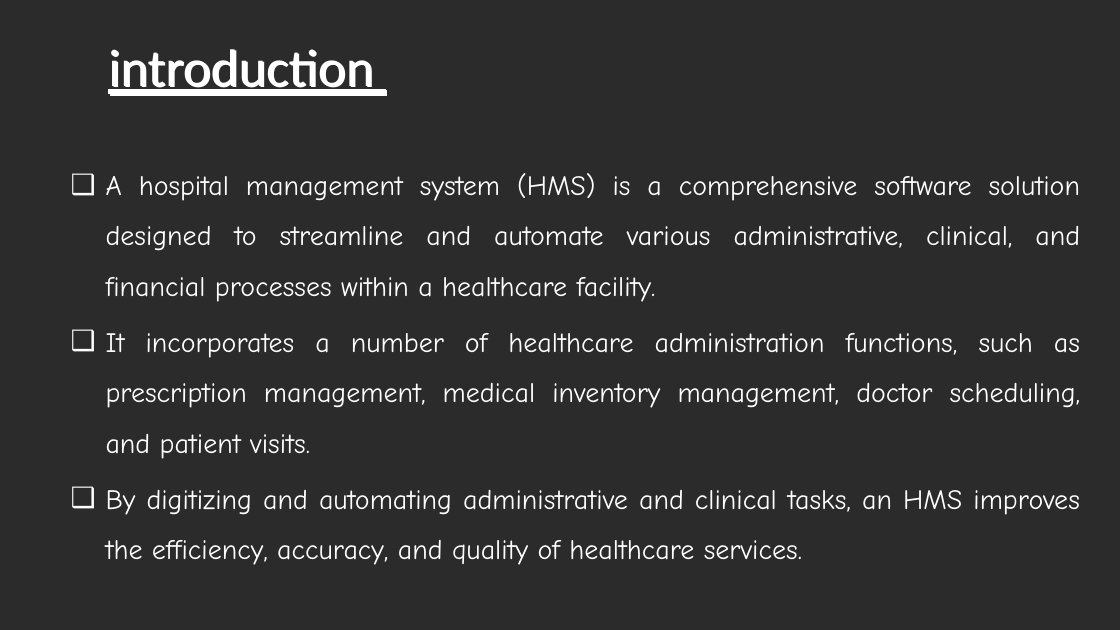
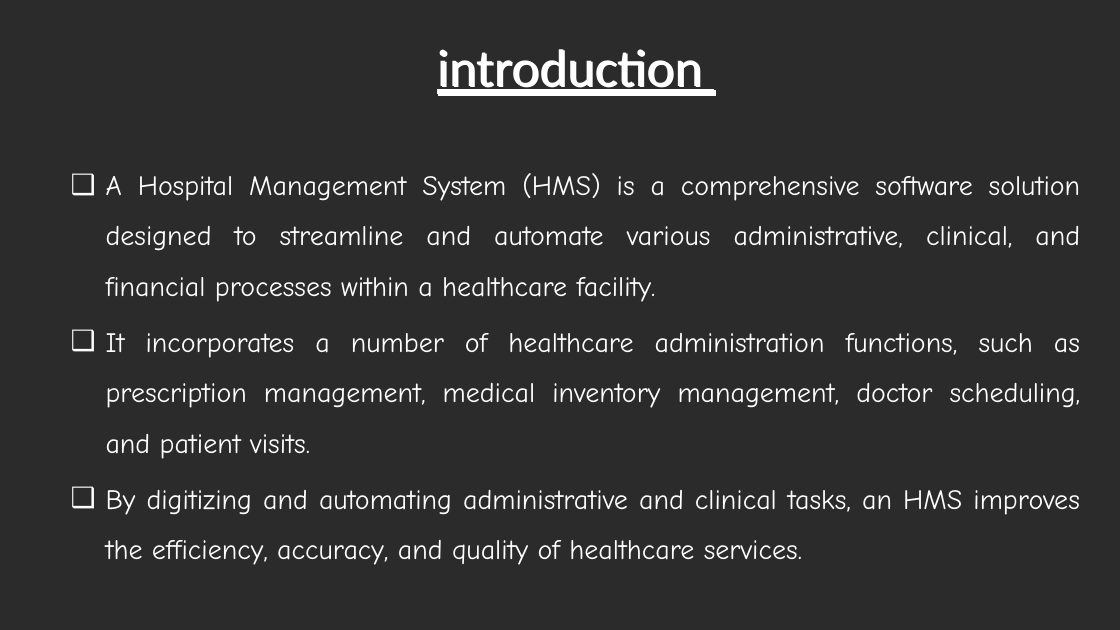
Before and after one commit to Sahithya132002/Final-Year-Project, a slide deck: slide 3 of Review 2.pptx. Drawn at 1120x630 pixels with LibreOffice and Linux fonts; fonts in the diff are those of the drawing; background and template pictures are left out; a plain dark background stands for a picture behind light text. Boxes give left, top, right and bottom in pixels: in the first picture for what was removed or moved away, otherwise in the second. Text is boxed around its words. In the diff, an @@ line names an element or a change of style, - is before the commit and + after.

```diff
--- a/Review 2.pptx
+++ b/Review 2.pptx
@@ title "introduction": place and size @@
-title "introduction" at box(108, 49, 373, 96)
+title "introduction" at box(437, 49, 702, 96)
@@ title "introduction" at box(437, 49, 702, 96): alignment left to centre @@
@@ text at box(106, 173, 1080, 302): text changed @@
-❑ A hospital management system (HMS) is a comprehensive software solution designed to streamline and automate various administrative, clinical, and financial processes within a healthcare facility.
+❑ A Hospital Management System (HMS) is a comprehensive software solution designed to streamline and automate various administrative, clinical, and financial processes within a healthcare facility.
```
Also in this commit, not shown: 12 other slides changed, 7 slides added, 3 slides removed, 4 other files.
